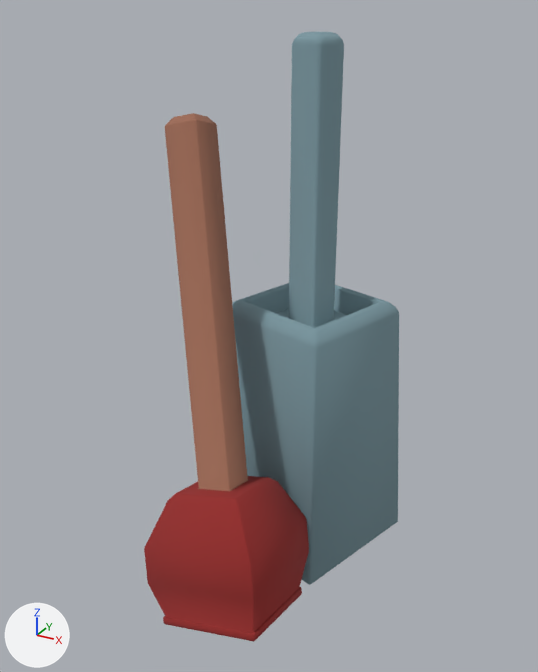
Before and after pictures for a commit that changed the FBX model Rat House Guest/Assets/__HouseGuestProject/Models/Bathroom/Plunger and toiletbrush.fbx.
Camera for both pictures: a 50 mm camera at (-6.655, -4.986, 1.001) aimed at (-7.24, -3.922, 0.47). Lighting does not change. The marker at lower left points along +X, +Y and +Z. Vertices at the same position are counted once.

Names of what the first picture shows: 'Plunger', 'Toilet_brush', 'Toilet_brush_holder'.
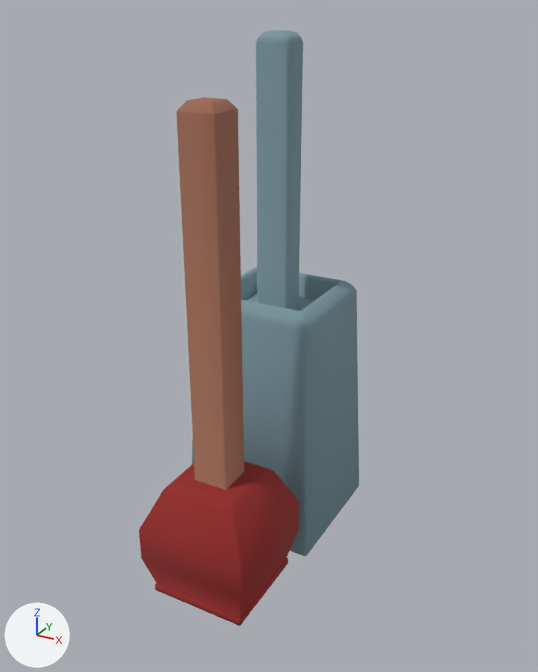
Diff of the bpy script that builds the scene:
```diff
--- a/Rat House Guest/Assets/__HouseGuestProject/Models/Bathroom/Plunger and toiletbrush.fbx.py
+++ b/Rat House Guest/Assets/__HouseGuestProject/Models/Bathroom/Plunger and toiletbrush.fbx.py
@@ me_cube_034 @@
 me_cube_034.from_pydata(...)  # 56 vertices, 57 faces; spans x -0.173..0.173, y -0.173..0.173, z -0.361..0.143
 # used by ob_toilet_brush_holder; location = (-7.211, -3.811, 0.362)
+# me_cube_034 part 1: the whole mesh is turned 17 degrees about the z axis through its middle, then moved by (0.0, 0.0, 0.361)
 me_cube_034.materials.append(mat_darker_blue)
@@ me_cube_050 @@
 me_cube_050.from_pydata(...)  # 140 vertices, 154 faces; spans x -0.164..0.142, y -0.149..0.171, z -0.27..0.598
 # used by ob_plunger; location = (-7.259, -4.057, 0.246)
+# me_cube_050 part 2: the whole mesh is multiplied about its middle by the matrix ((0.975, 0.054, 0.215), (0.0, 0.97, -0.242), (-0.222, 0.236, 0.946)), then moved by (0.034, -0.041, 0.242)
 me_cube_050.materials.append(mat_matte_red)
@@ ob_toilet_brush @@
 ob_toilet_brush = bpy.data.objects.new('Toilet_brush', me_cube_035)
-ob_toilet_brush.location = (-7.211, -3.811, 0.596)
+ob_toilet_brush.location = (-7.3, -3.776, 0.596)
@@ ob_toilet_brush_holder @@
 ob_toilet_brush_holder = bpy.data.objects.new('Toilet_brush_holder', me_cube_034)
-ob_toilet_brush_holder.location = (-7.211, -3.811, 0.362)
+ob_toilet_brush_holder.location = (-7.3, -3.776, 0.002)
@@ ob_plunger @@
 ob_plunger = bpy.data.objects.new('Plunger', me_cube_050)
-ob_plunger.location = (-7.259, -4.057, 0.246)
+ob_plunger.location = (-7.263, -4.055, 0.016)
```

What differs and where, as boxes (x1, y1, x2, y2) in the pictures (538 x 672 px):
'Plunger', reshaped, moved: before (144, 113, 309, 642); after (139, 97, 299, 626)
'Toilet_brush_holder', mesh turned, moved: before (232, 283, 399, 585); after (192, 267, 359, 556)
'Toilet_brush', moved: before (276, 32, 346, 328); after (247, 30, 315, 311)
